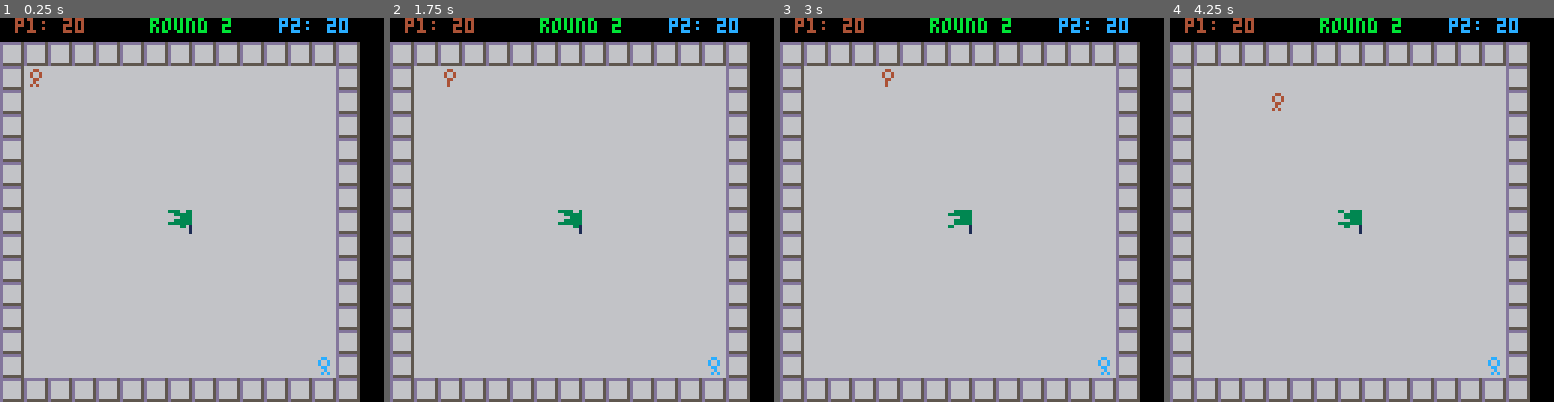
Above: before the commit, frames 1-4 (left to right).
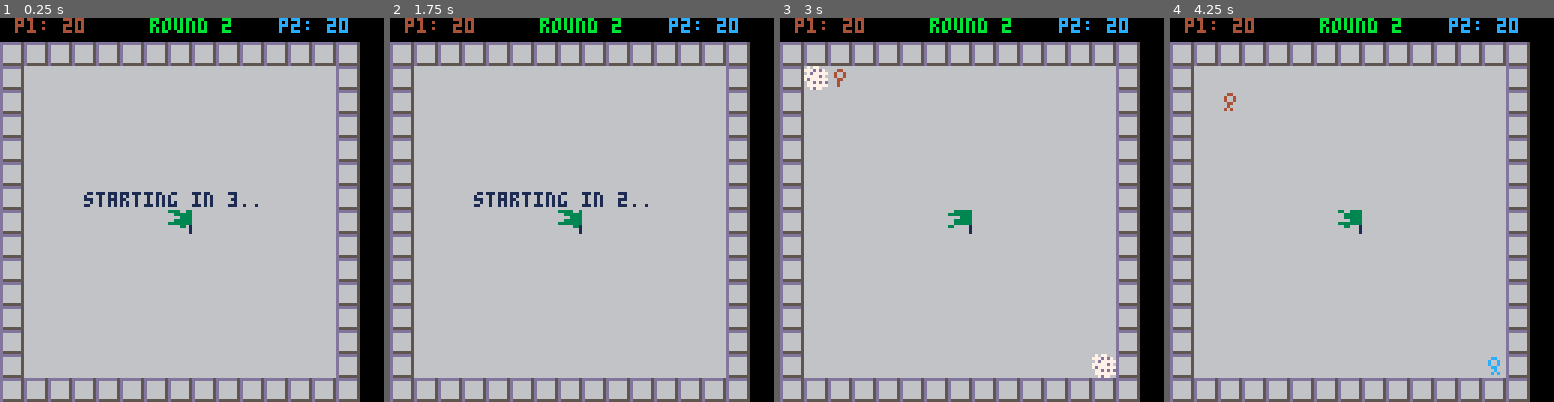
Above: after the commit, the same moments.

Repository: King-Swood/pico-8-fun
Game: PICO-8 cartridge manicctf.p8
Same seed, same stepped clock (60 frames per second), same inputs: the game is played once before the commit and once after it.
Inputs:
- Up to frame 1 (0.25 s): no input
- Up to frame 2 (1.75 s): tap X (X key) at 0.33, 1.07 s; tap O (Z key) at 0.7, 1.7 s; hold Right from 1.6 s (still down)
- Up to frame 3 (3 s): tap X (X key) at 1.85, 2.97 s; release Right at 2.1 s; tap O (Z key) at 2.1, 2.5, 2.9 s; hold Up 2.15-2.42 s; hold Right from 2.47 s (still down)
- Up to frame 4 (4.25 s): release Right at 3.03 s; hold Left 3.08-3.58 s; tap O (Z key) at 3.3, 3.7, 4.1 s; hold Down 3.63-3.97 s; hold Right from 4.02 s (still down); tap X (X key) at 4.08 s

The runs differ from the first frame. In frame 1, 0.8% of the frame differs, in the area x 7-86%, y 13-93%; in frame 2, 0.8%; in frame 3, 0.7%; in frame 4, 0.1%.

Commit message:
Added "starting in" message. Added cloud of smoke for the player to start in.

Diff:
--- a/manicctf.p8
+++ b/manicctf.p8
@@ -8,8 +8,6 @@
 --			only just...
 -- todo: add sound effects
 -- todo: consider pushing into the "incomplete" part of the forum.
--- todo: add a "starting in 3...2...1" message at the beginning of each round.
---			the players should only become visible after this, and they should appear in a little cloud so their colour is temporarily masked.
 -- todo: randomise the corner that each player starts in, so they don't just start marching straight toward the flag.
 -- todo: when game is over it should display the message for a few seconds, then tell the user to press x to return to the main screen.
 -- todo: when the menu first displays the flag should appear on the bottom in a puff of smoke.
@@ -448,6 +446,7 @@
 	roundtime = 20, -- seconds in each round
 	scoretimer = 0,
 	roundcomplete = false,
+	starttimer = 0,
 
 	init=function(self)
 		self.flag = actor_flag:new(7,8)
@@ -456,8 +455,6 @@
 		add(self.players, actor_player:new(13,14,2,menu.p2ai, menu.p2rotated))
 		actors:clear()
 		actors:add(self.flag)
-		actors:add(self.players[1])
-		actors:add(self.players[2])
 		self.players[2].flipx = true
 		self:roundreset()
 	end,
@@ -466,13 +463,14 @@
 		if (self.roundcomplete) then
 			self:updatescoretimer()
 		else
-			if self:hasroundfinished() then
+			if self.starttimer > 0 then
+				self:updatestarttimer()
+			elseif self:hasroundfinished() then
 				self.scoretimer = 3 * self.framerate
 				self.roundcomplete = true
-			else
-				actors:update()
-			end
-		end
+			end
+		end
+		actors:update()
 	end,
 
 	draw=function(self)
@@ -482,11 +480,14 @@
 		self:drawscore()
 		if self.roundcomplete then
 			self:drawplayerwon()
+		elseif self.starttimer > 0 then
+			self:drawstarttime()
 		end
 	end,
 
 	roundreset=function(self)
 		self.roundcomplete = false
+		self.starttimer = 3 * self.framerate
 		self.flag:roundreset()
 		foreach(self.players,
 			function(p)
@@ -520,6 +521,22 @@
 			i += 1
 		end
 		return result
+	end,
+
+	updatestarttimer=function(self)
+		if self.starttimer > 0 then
+			self.starttimer -= 1
+			if self.starttimer == 0 then
+				actors:add(self.players[1])
+				actors:add(actor_smoke:new(self.players[1].xcell, self.players[1].ycell))
+				actors:add(self.players[2])
+				actors:add(actor_smoke:new(self.players[2].xcell, self.players[2].ycell))
+			end
+		end
+	end,
+
+	drawstarttime=function(self)
+		print("starting in "..flr((self.starttimer/self.framerate)+1).."..",28,58,1)
 	end,
 
 	updatescoretimer=function(self)
